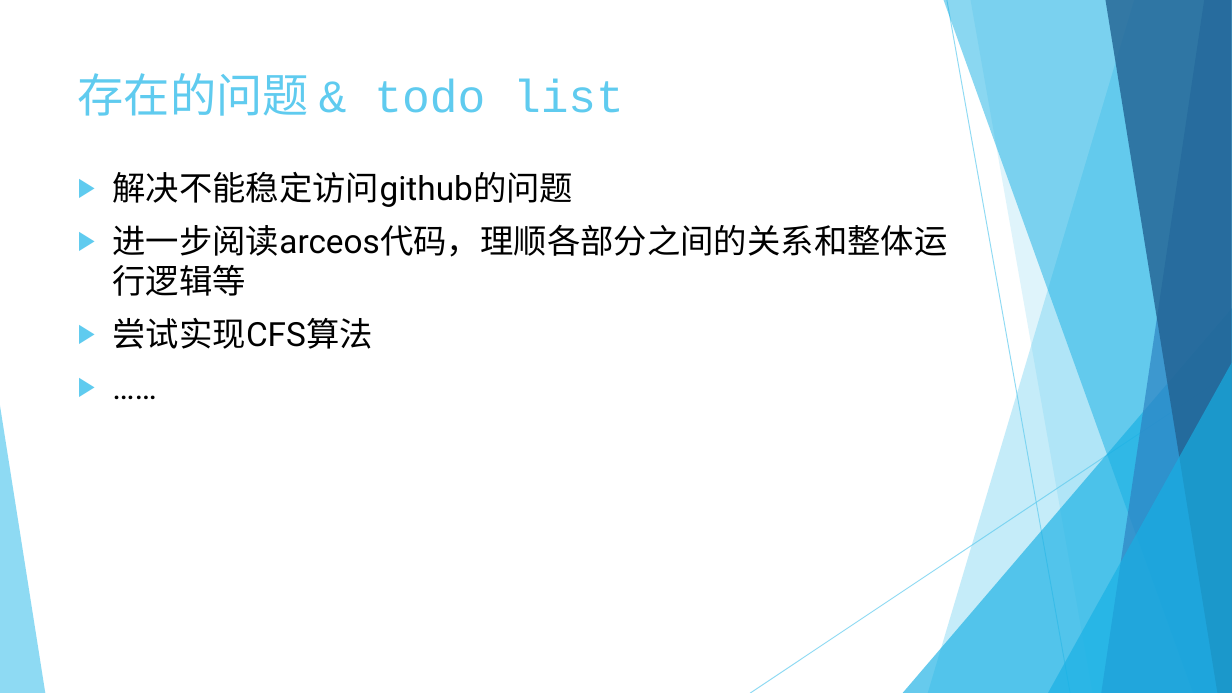
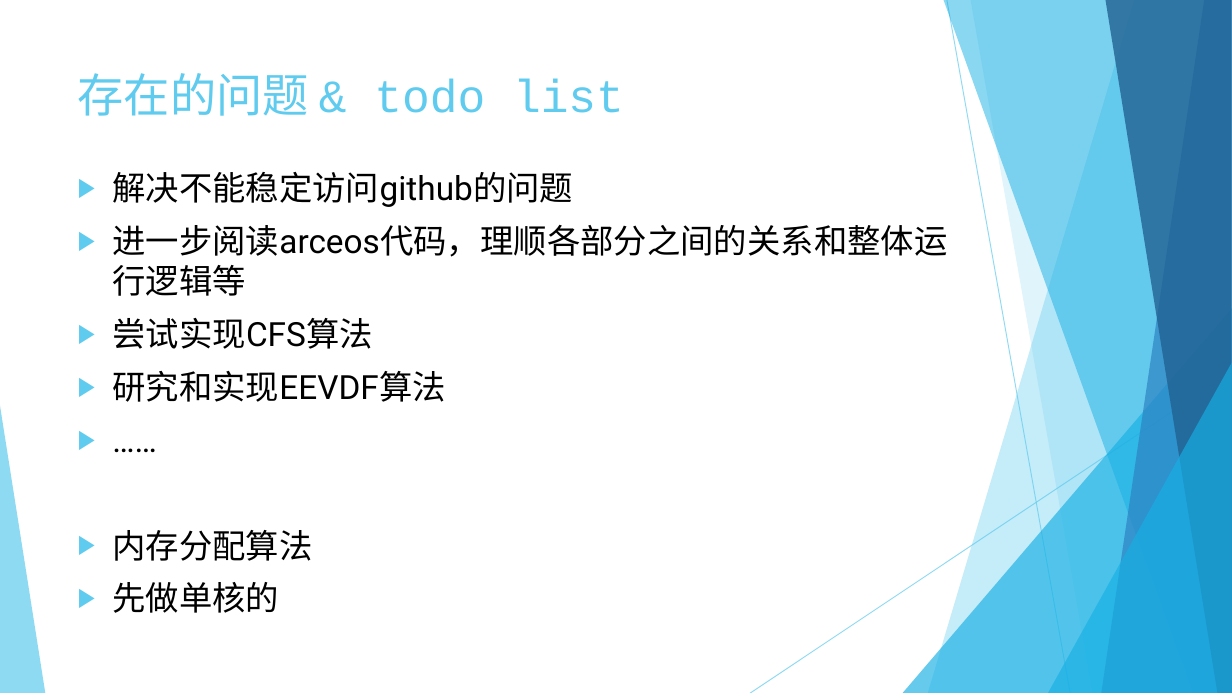
Before and after one commit to rcore-os/mem_malloc_subsystem, a slide deck: slide 7 of slides/week6.pptx. Drawn at 1232x693 pixels with LibreOffice and Linux fonts; fonts in the diff are those of the drawing. Boxes give left, top, right and bottom in pixels: in the first picture for what was removed or moved away, otherwise in the second. Text is boxed around its words. In the diff, an @@ line names an element or a change of style, - is before the commit and + after.

```diff
--- a/slides/week6.pptx
+++ b/slides/week6.pptx
@@ text at [112, 371, 445, 402]: paragraph added @@
+▶ 研究和实现EEVDF算法
@@ text at [112, 530, 312, 613]: paragraphs added @@
+▶ 内存分配算法
+▶ 先做单核的
```
